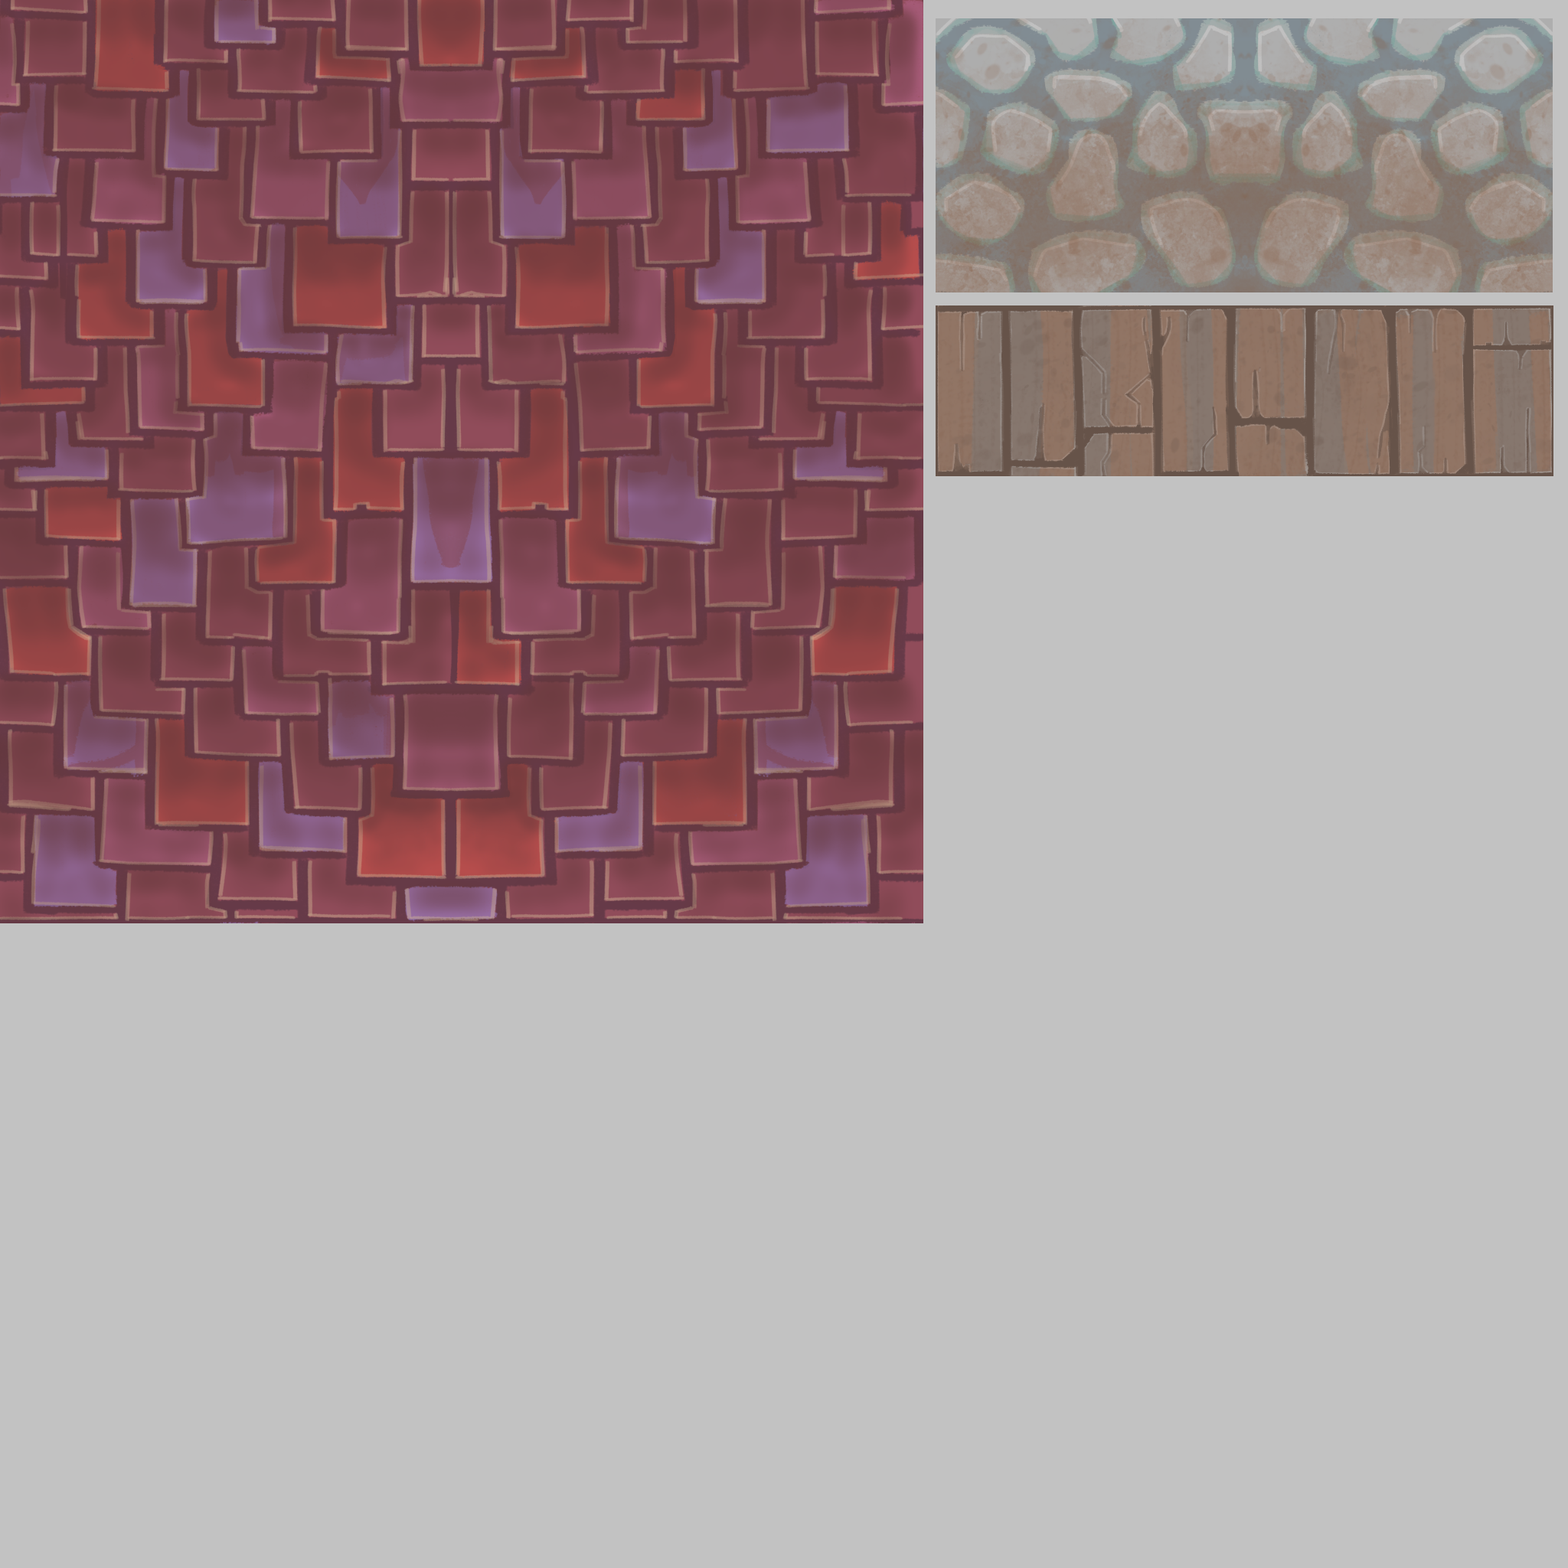
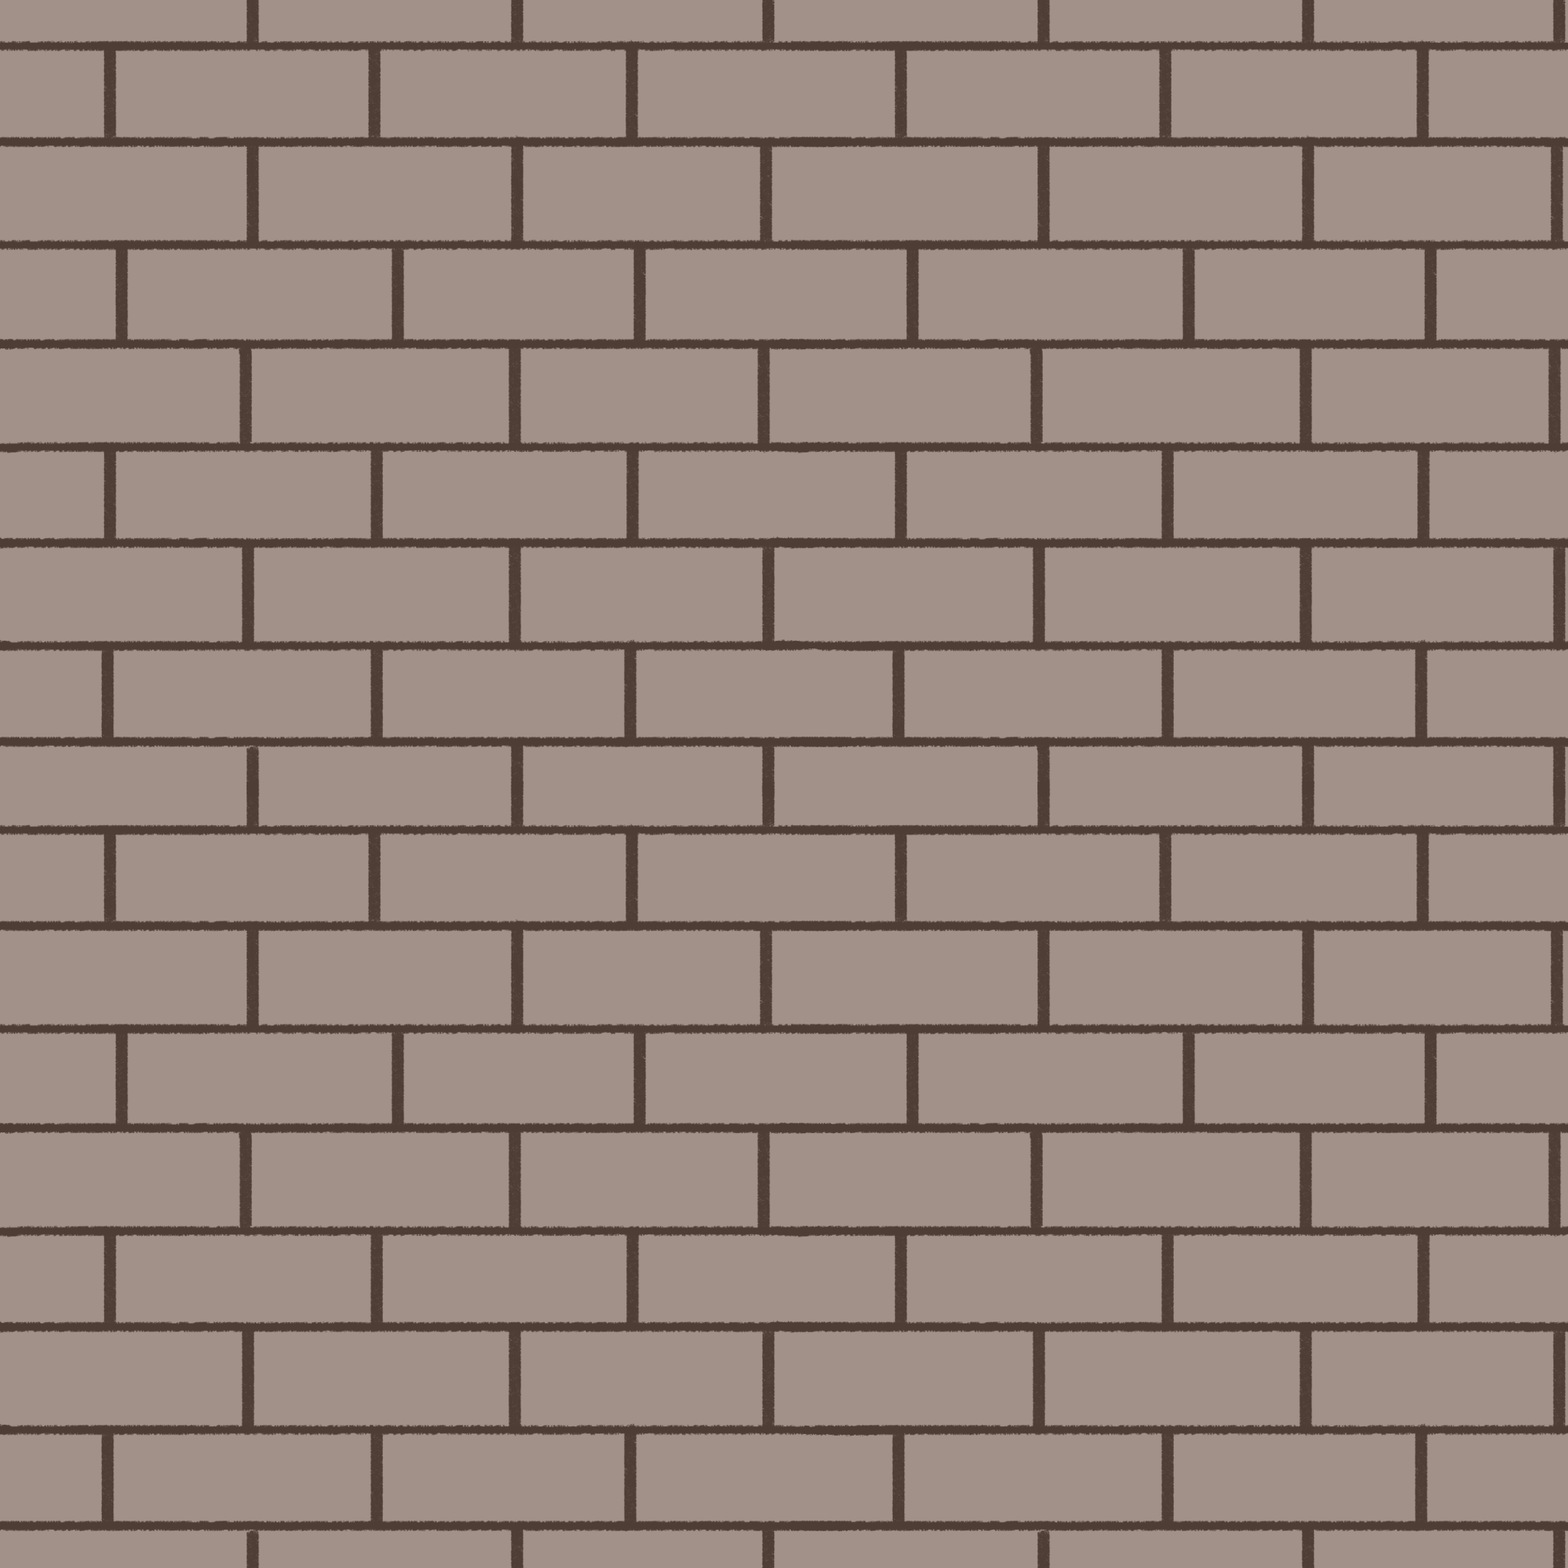
Layer changes from the first 1568×1568 image to the second:
added group "Parede" with 2 layers above "Madeira_Parede" over [0, 0, 1568, 1568]
added layer "Pintar camada 17 Mescladas" in group "Parede" over [0, 0, 1568, 1568]
added layer "Pintar camada 16" in group "Parede" over [0, 0, 1568, 1568]
hid group "Madeira_Parede" (6 layers) over [931, 245, 1568, 539]
painted on "Pintar camada 12" over [931, 294, 1568, 490]
painted on "Pintar camada 11" over [931, 294, 1568, 490]
painted on "Pintar camada 13" over [931, 294, 1568, 490]
painted on "Pintar camada 14" over [931, 245, 1568, 539]
painted on "Pintar camada 15" over [931, 294, 1568, 490]
painted on "Pintar camada 10" over [931, 294, 1568, 490]
hid group "Pedra_Base" (7 layers) over [833, 0, 1568, 539]
hid "Pintar camada 8", painted on it over [882, 0, 1568, 539]
hid "Pintar camada 9", painted on it over [833, 0, 1568, 539]
hid "Pintar camada 7", painted on it over [931, 0, 1568, 294]
hid "Pintar camada 6", painted on it over [931, 0, 1568, 294]
hid "Pintar camada 5", painted on it over [931, 0, 1568, 294]
hid "Pintar camada 4", painted on it over [931, 0, 1568, 294]
hid group "Telha" (5 layers) over [0, 0, 1568, 1568]
painted on "Pintar camada 3" over [0, 0, 1568, 1568]
painted on "Pintar camada 2" over [0, 0, 1568, 1568]
painted on "Pintar camada 1" over [0, 0, 1568, 1568]
painted on "Pintar camada 1 Mescladas" over [0, 0, 1568, 1568]
added layer "Background" over [0, 0, 1568, 1568]